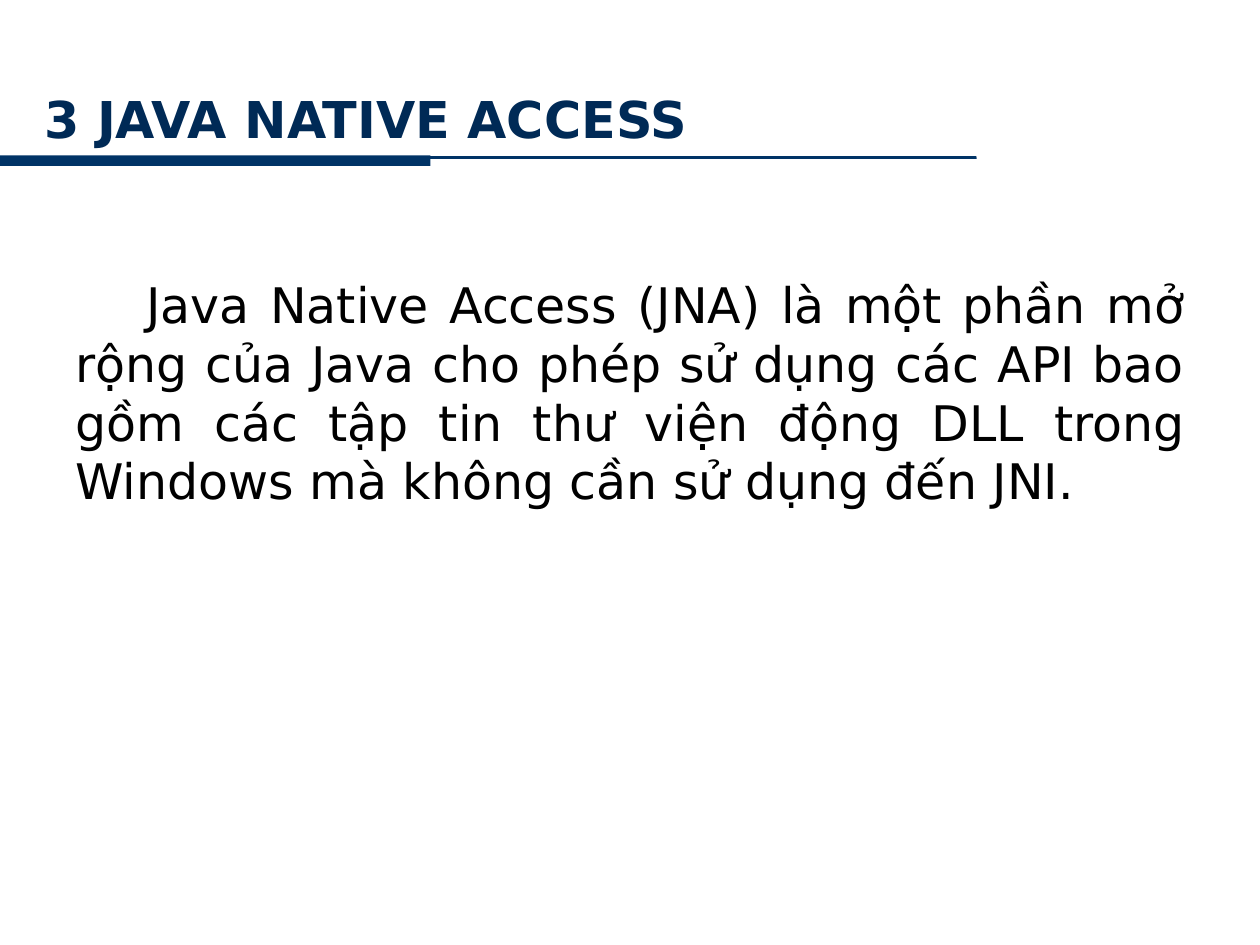
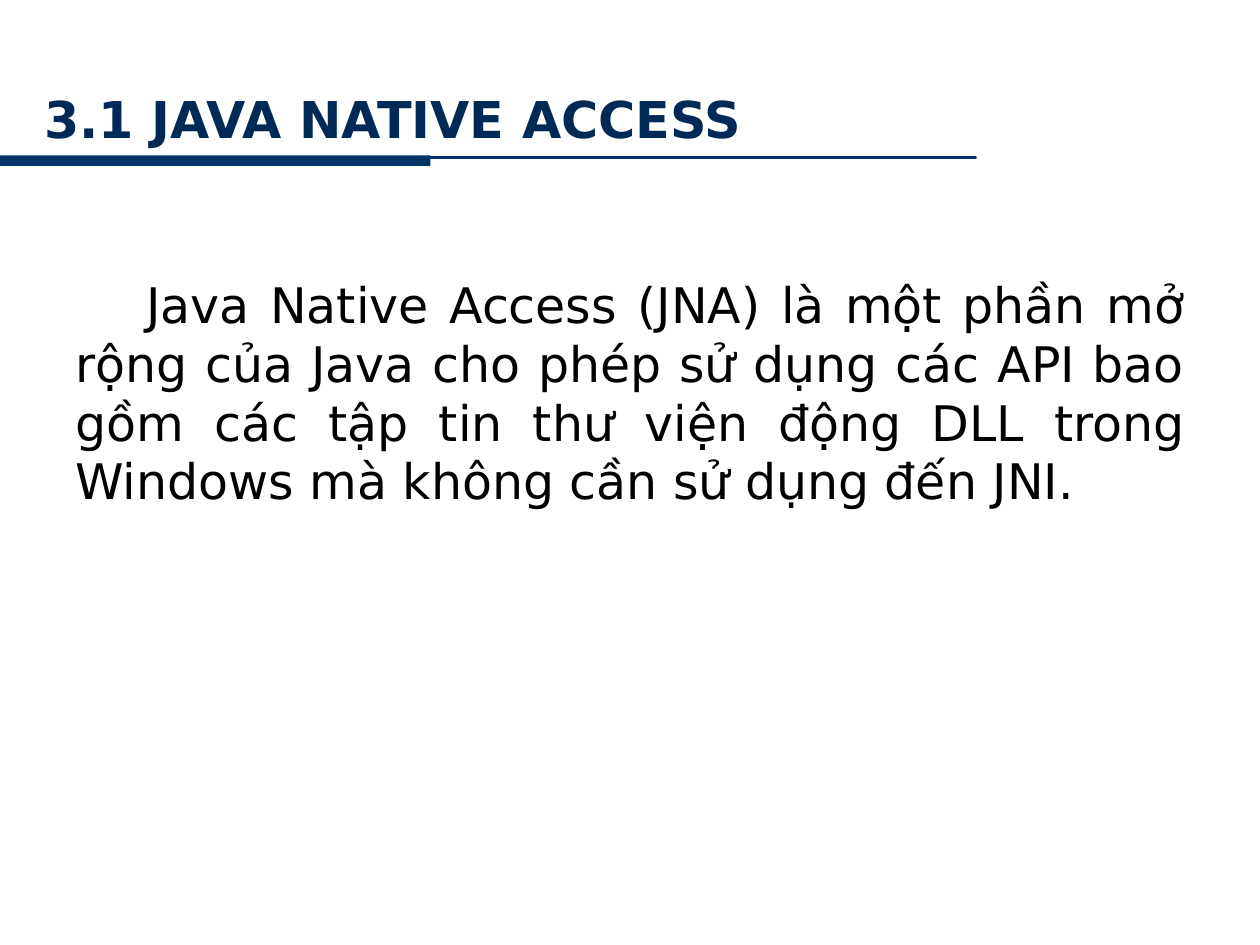
Before and after one commit to minhkhanh/UofS-Java, a slide deck: slide 28 of Seminar_JNI/Slide_00.pptx. Drawn at 1260x945 pixels with LibreOffice and Linux fonts; fonts in the diff are those of the drawing; background and template pictures are left out. Boxes give left, top, right and bottom in pixels: in the first picture for what was removed or moved away, otherwise in the second. Text is boxed around its words. In the diff, an @@ line names an element or a change of style, - is before the commit and + after.

```diff
--- a/Seminar_JNI/Slide_00.pptx
+++ b/Seminar_JNI/Slide_00.pptx
@@ title at (44, 100, 741, 148): text changed @@
-3 JAVA NATIVE ACCESS
+3.1 JAVA NATIVE ACCESS
```
Also in this commit, not shown: 2 other slides changed.
